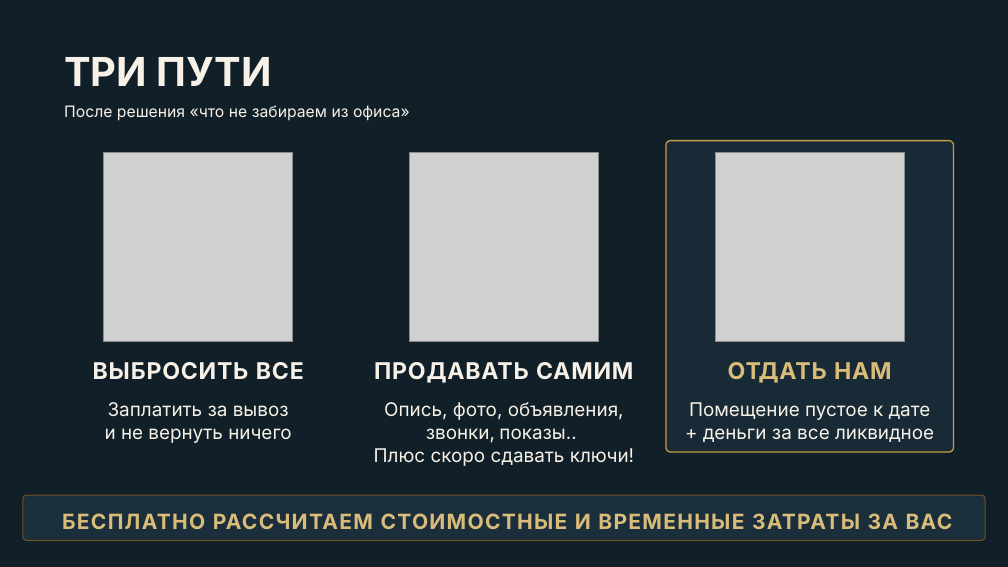
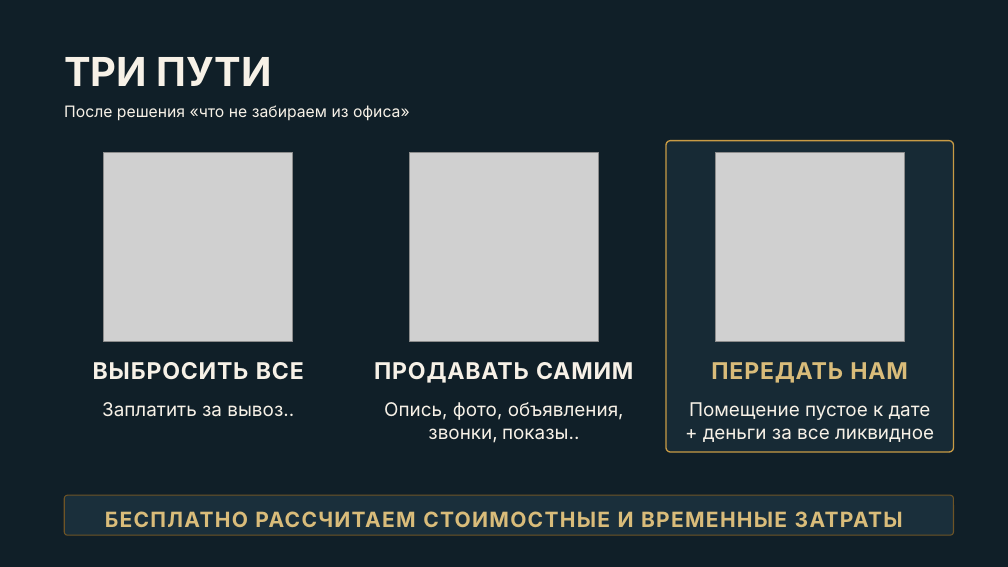
Before and after one commit to olegm1441-del/mysteryslavic-2026-07-19_16-47-00, a slide deck: slide 3 of presentations/office-client/Продай_за_меня_ОФИСЫ_клиентская.pptx. Drawn at 1008x567 pixels with LibreOffice and Linux fonts; fonts in the diff are those of the drawing; grey boxes stand for pictures; background and template pictures are left out; a plain dark background stands for a picture behind light text. Boxes give left, top, right and bottom in pixels: in the first picture for what was removed or moved away, otherwise in the second. Text is boxed around its words. In the diff, an @@ line names an element or a change of style, - is before the commit and + after.

```diff
--- a/presentations/office-client/Продай_за_меня_ОФИСЫ_клиентская.pptx
+++ b/presentations/office-client/Продай_за_меня_ОФИСЫ_клиентская.pptx
@@ text at bbox=[711, 362, 908, 383]: text changed @@
-ОТДАТЬ НАМ
+ПЕРЕДАТЬ НАМ
@@ text at bbox=[102, 402, 294, 417]: text changed @@
-Заплатить за вывоз
-и не вернуть ничего
+Заплатить за вывоз..
@@ text at bbox=[374, 448, 634, 466]: paragraph removed @@
-Плюс скоро сдавать ключи!
@@ rounded rectangle: place and size @@
-rounded rectangle at bbox=[23, 495, 985, 541]
+rounded rectangle at bbox=[64, 495, 954, 535]
@@ text at bbox=[105, 511, 903, 527]: text changed @@
-БЕСПЛАТНО РАССЧИТАЕМ СТОИМОСТНЫЕ И ВРЕМЕННЫЕ ЗАТРАТЫ ЗА ВАС
+БЕСПЛАТНО РАССЧИТАЕМ СТОИМОСТНЫЕ И ВРЕМЕННЫЕ ЗАТРАТЫ
```
Also in this commit, not shown: 6 other slides changed, 2 slides removed, 5 other files.
